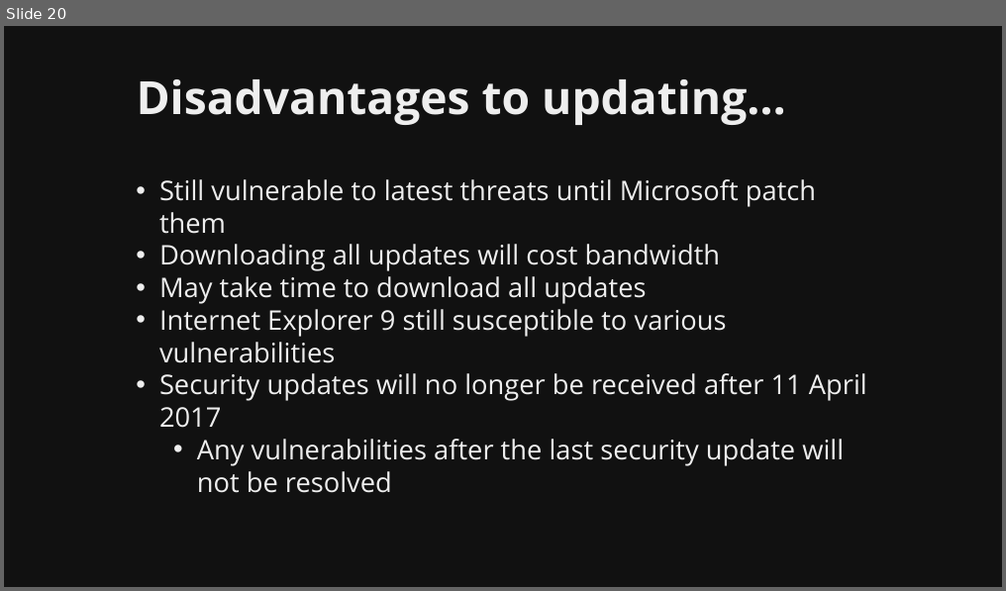
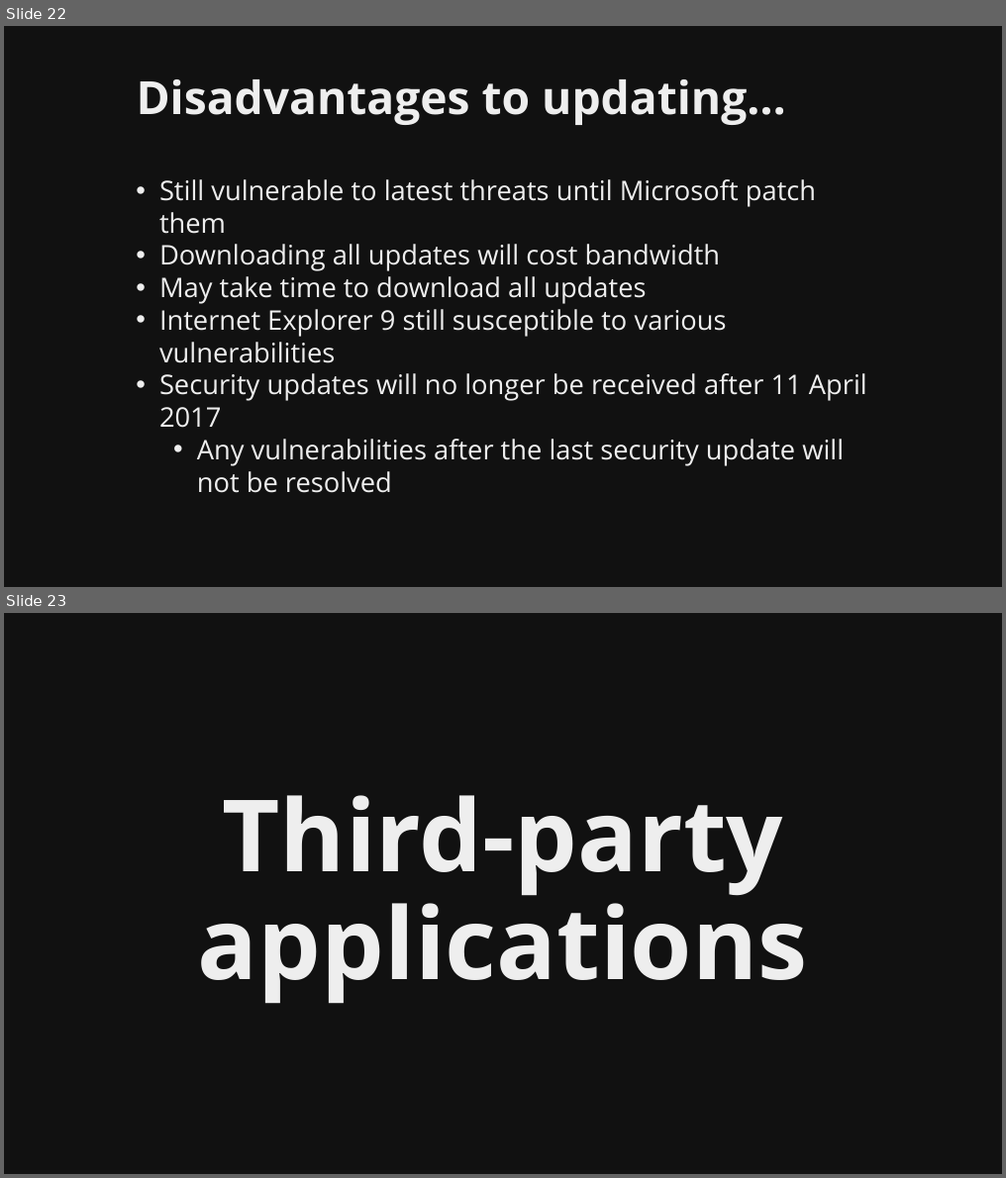
Before and after one commit to martymcflywa/ecu, a slide deck: year_1/sem_2/CSI1101_computer_security/0b_assignment_2_[22MAY15_0900]/dev/CSI1101_PONCE_A2_v01.pptx. Shown one above the other, each under a label of ours: slide 20 before the commit, slides 22 and 23 after it. The pictures are 1006x591 and 1006x1178 pixels, drawn with LibreOffice and Linux fonts; fonts in the diff are those of the drawing. Boxes give left, top, right and bottom in pixels: in the first picture for what was removed or moved away, otherwise in the second. Text is boxed around its words. In the diff, an @@ line names an element or a change of style, - is before the commit and + after.

Commit message:
CSI1101 A2: finished user applications, todo user practices

```diff
--- a/year_1/sem_2/CSI1101_computer_security/0b_assignment_2_[22MAY15_0900]/dev/CSI1101_PONCE_A2_v01.pptx
+++ b/year_1/sem_2/CSI1101_computer_security/0b_assignment_2_[22MAY15_0900]/dev/CSI1101_PONCE_A2_v01.pptx
@@ slide 23 added at (4, 613, 1002, 1174), background #111111 @@
@@ title added at (198, 795, 808, 1004), 96 pt, text #EEEEEE, bold @@
+Third-party applications
@@ what was slide 20 is now slide 22 @@
```
Also in this commit, not shown: 6 slides changed, 15 other slides added, 3 other files.
